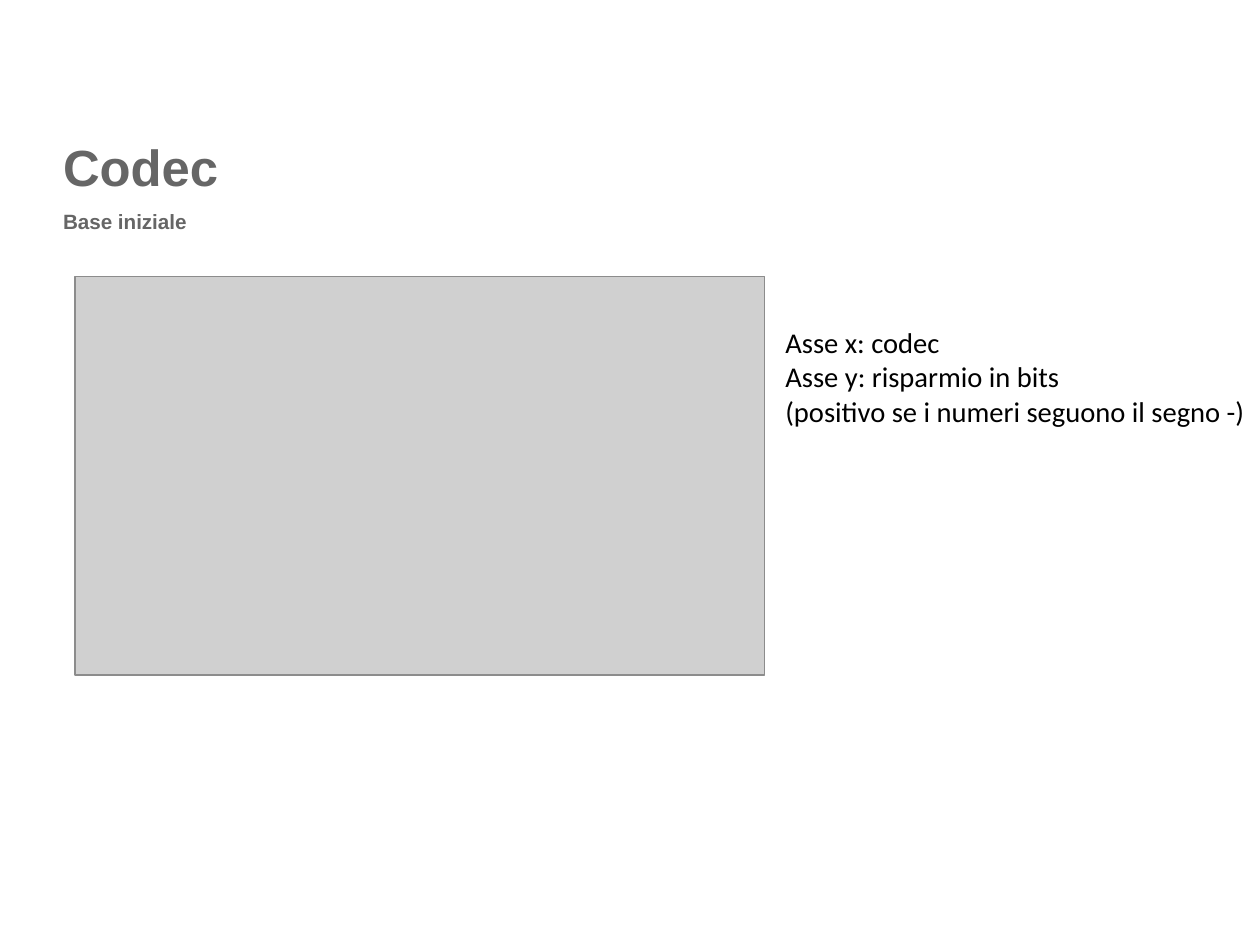
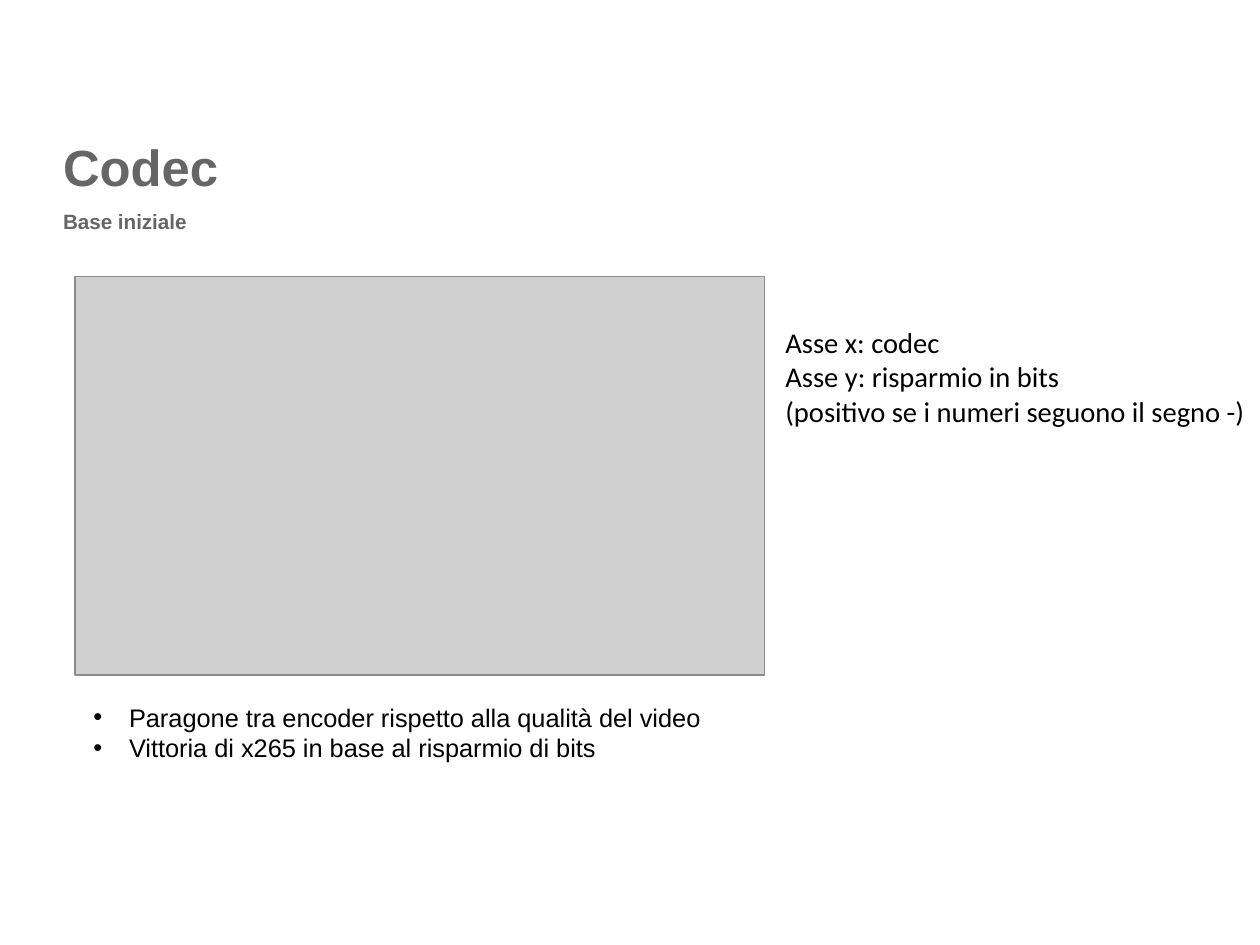
Before and after one commit to tintorimatteo/Imperatore, a slide deck: slide 5 of presentazione copia.odp. Drawn at 1260x945 pixels with LibreOffice and Linux fonts; fonts in the diff are those of the drawing; grey boxes stand for pictures; background and template pictures are left out. Boxes give left, top, right and bottom in pixels: in the first picture for what was removed or moved away, otherwise in the second. Text is boxed around its words. In the diff, an @@ line names an element or a change of style, - is before the commit and + after.

```diff
--- a/presentazione copia.odp
+++ b/presentazione copia.odp
@@ text added at [129, 708, 633, 763], 16 pt, text #000000 @@
+• Paragone tra encoder rispetto alla qualità del video
+• Vittoria di x265 in base al risparmio di bits
```
Also in this commit, not shown: 3 other slides changed.
